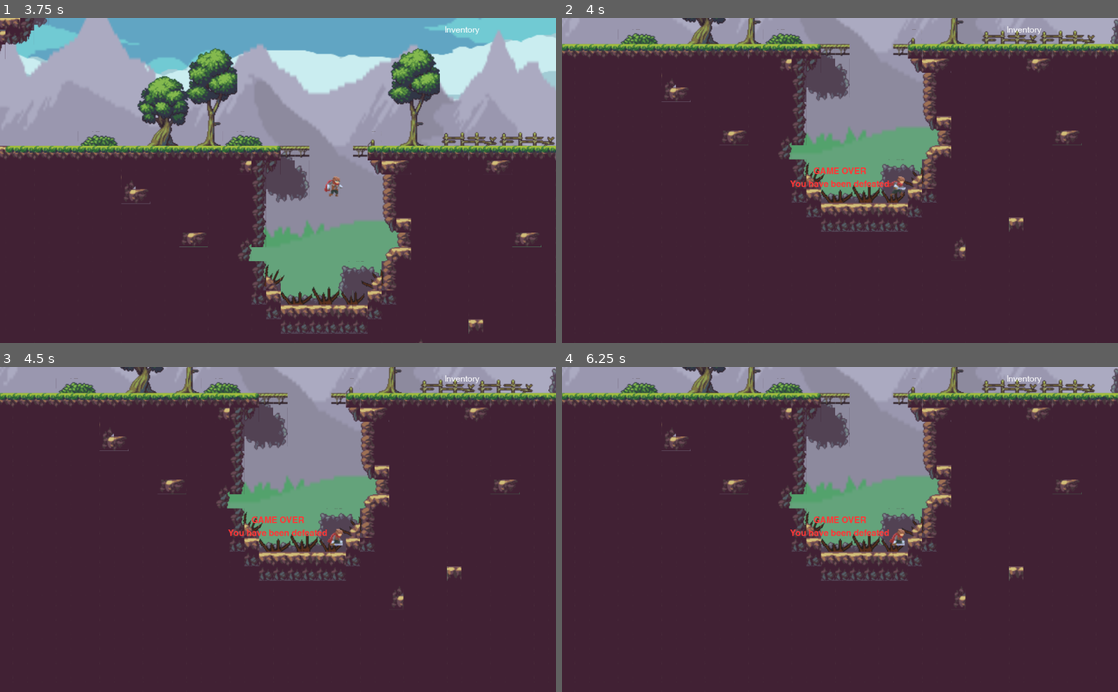
Above: before the commit, frames 1-4 (two rows, left to right).
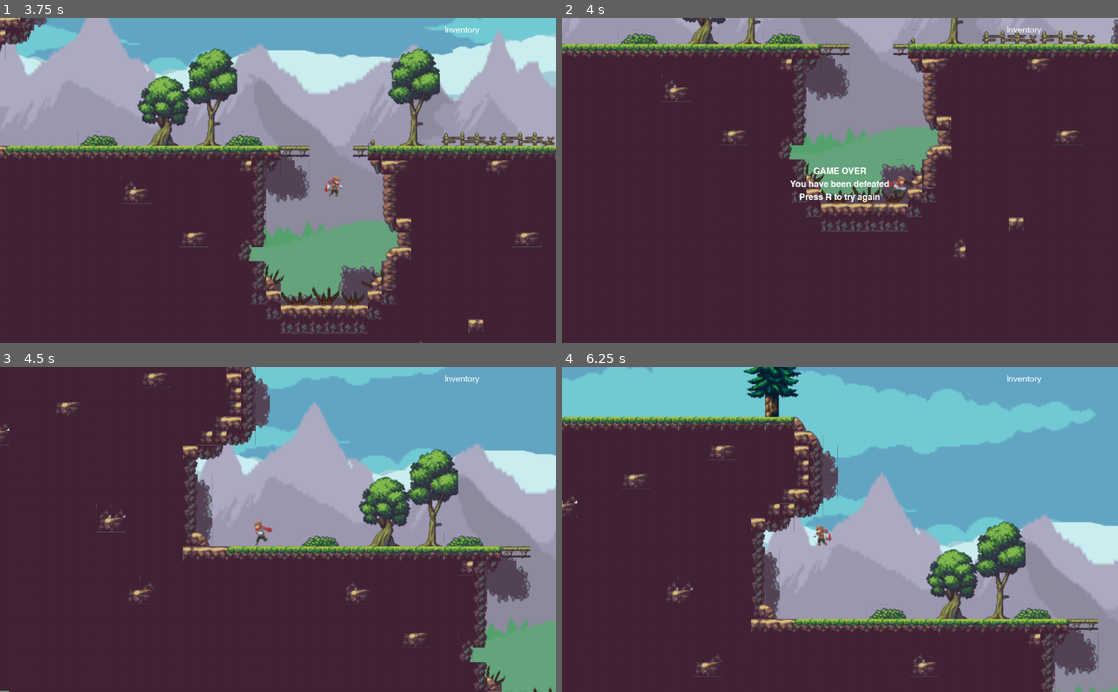
Above: after the commit, the same moments.

Repository: jdibble21/P2-Forest-Run
Game: Godot game, scene res://src/World.tscn
Two runs of this game, one before a commit and one after it. Both use one fixed random seed, a clock stepped at 60 frames per second and the inputs below.
Inputs:
- Up to frame 1 (3.75 s): tap Enter at 0.5 s; hold Space (attack) 0.53-1.28 s; hold D (move_right) 0.53-2.03 s; tap W (jump) at 0.77, 1.52, 3.02 s; tap Space (attack) at 1.35, 2.85 s; hold A (move_left) 2.03-2.78 s; hold Space (attack) 2.03-2.78 s; hold D (move_right) from 2.78 s (still down); hold Space (attack) from 3.53 s (still down)
- Up to frame 2 (4 s): keep holding D (move_right); keep holding Space (attack); tap W (jump) at 3.77 s
- Up to frame 3 (4.5 s): tap R (reload_game, bound only after the commit) at 4.15 s; release D (move_right) at 4.28 s; release Space (attack) at 4.28 s; hold A (move_left) from 4.28 s (still down); tap Space (attack) at 4.35 s
- Up to frame 4 (6.25 s): tap W (jump) at 4.52, 6.02 s; release A (move_left) at 5.03 s; hold D (move_right) 5.03-5.78 s; hold Space (attack) 5.03-5.78 s; hold A (move_left) from 5.78 s (still down); tap Space (attack) at 5.85 s

Frame 1 is identical in both runs. In frame 2, 0.5% of the frame differs, in the area x 41-59%, y 45-57%; in frame 3, 46%; in frame 4, 58%, in the area x 0-100%, y 0-100%.

Commit message:
Add finish game scenario and reload action

Diff:
--- a/project/project.godot
+++ b/project/project.godot
@@ -41,6 +41,11 @@
 "events": [ Object(InputEventKey,"resource_local_to_scene":false,"resource_name":"","device":0,"alt":false,"shift":false,"control":false,"meta":false,"command":false,"pressed":false,"scancode":32,"unicode":0,"echo":false,"script":null)
  ]
 }
+reload_game={
+"deadzone": 0.5,
+"events": [ Object(InputEventKey,"resource_local_to_scene":false,"resource_name":"","device":0,"alt":false,"shift":false,"control":false,"meta":false,"command":false,"pressed":false,"scancode":82,"unicode":0,"echo":false,"script":null)
+ ]
+}
 
 [rendering]
 
--- a/project/src/Enemy.gd
+++ b/project/src/Enemy.gd
@@ -1,7 +1,7 @@
-# Contains logic for patrol path and detecting and attacking player
+# Contains logic for enemy patrol path, and checks for combat with player
 extends KinematicBody2D
 
-signal _hit_player
+signal hit_player
 
 const SPEED = 50
 const GRAVITY = 30
@@ -66,7 +66,7 @@
 	_idle_check = false
 	_animation_control.play("attack")
 	if _player_detected:
-		emit_signal("_hit_player")
+		emit_signal("hit_player")
 
 
 func _enemy1_has_been_defeated():
--- a/project/src/HUD.tscn
+++ b/project/src/HUD.tscn
@@ -1,9 +1,8 @@
-[gd_scene load_steps=7 format=2]
+[gd_scene load_steps=8 format=2]
 
 [ext_resource path="res://assets/custom_assets/sword_1.png" type="Texture" id=1]
 [ext_resource path="res://assets/font_assets/Swansea-q3pd.ttf" type="DynamicFontData" id=2]
 [ext_resource path="res://assets/font_assets/SwanseaBold-D0ox.ttf" type="DynamicFontData" id=3]
-
 
 [sub_resource type="DynamicFont" id=1]
 font_data = ExtResource( 2 )
@@ -13,6 +12,9 @@
 
 [sub_resource type="DynamicFont" id=3]
 font_data = ExtResource( 2 )
+
+[sub_resource type="DynamicFont" id=4]
+font_data = ExtResource( 3 )
 
 [node name="HUD" type="CanvasLayer"]
 
@@ -44,10 +46,12 @@
 margin_right = 92.0
 margin_bottom = 24.0
 custom_fonts/font = SubResource( 2 )
-custom_colors/font_color = Color( 1, 0.215686, 0.215686, 1 )
+custom_colors/font_color = Color( 1, 1, 1, 1 )
 text = "GAME OVER
 
-You have been defeated"
+You have been defeated
+
+Press R to try again"
 align = 1
 __meta__ = {
 "_edit_use_anchors_": false
@@ -68,3 +72,20 @@
 __meta__ = {
 "_edit_use_anchors_": false
 }
+
+[node name="FinishedGameLabel" type="Label" parent="."]
+anchor_left = 0.5
+anchor_top = 0.5
+anchor_right = 0.5
+anchor_bottom = 0.5
+margin_left = -80.5
+margin_top = -15.5
+margin_right = 80.5
+margin_bottom = 15.5
+custom_fonts/font = SubResource( 4 )
+text = "YOU WIN!
+Press R to play again"
+align = 1
+__meta__ = {
+"_edit_use_anchors_": false
+}
--- a/project/src/Player.gd
+++ b/project/src/Player.gd
@@ -21,8 +21,8 @@
 
 func _ready():
 	has_sword = false
-	_node_enemy_1.connect("_hit_player", self, "_on_player_hit")
-	_node_enemy_2.connect("_hit_player", self, "_on_player_hit")
+	_node_enemy_1.connect("hit_player", self, "_on_player_hit")
+	_node_enemy_2.connect("hit_player", self, "_on_player_hit")
 
 
 func _physics_process(delta):
--- a/project/src/World.gd
+++ b/project/src/World.gd
@@ -6,6 +6,7 @@
 onready var _node_enemy1 = $Enemy1
 onready var _node_enemy2 = $Enemy2
 onready var _node_HUD_gameover_label = $Player/Camera2D/HUD/GameOverLabel
+onready var _node_HUD_finishgame_label = $Player/Camera2D/HUD/FinishedGameLabel
 onready var _node_HUD_swordinventory_image = $Player/Camera2D/HUD/SwordInventoryImage
 onready var _node_HUD_swordhint_label = $Player/Camera2D/HUD/AttackHintLabel
 
@@ -15,6 +16,12 @@
 	_node_HUD_gameover_label.hide()
 	_node_HUD_swordinventory_image.hide()
 	_node_HUD_swordhint_label.hide()
+	_node_HUD_finishgame_label.hide()
+
+
+func _process(delta):
+	if Input.is_action_just_pressed("reload_game"):
+		get_tree().reload_current_scene()
 
 
 func _on_Area2D_area_entered(area):
@@ -32,3 +39,7 @@
 
 func _game_over():
 	_node_HUD_gameover_label.show()
+
+
+func _on_FinishArea_entered(area):
+	_node_HUD_finishgame_label.show()
--- a/project/src/World.tscn
+++ b/project/src/World.tscn
@@ -875,6 +875,9 @@
 [sub_resource type="CircleShape2D" id=27]
 radius = 13.7239
 
+[sub_resource type="RectangleShape2D" id=28]
+extents = Vector2( 59.0928, 12.5335 )
+
 [node name="World" type="Node2D"]
 script = ExtResource( 11 )
 
@@ -1052,7 +1055,16 @@
 [node name="CollisionShape2D" type="CollisionShape2D" parent="CollectableSword/Area2D"]
 position = Vector2( 469.452, 323.79 )
 shape = SubResource( 27 )
+
+[node name="FinishArea" type="StaticBody2D" parent="."]
+
+[node name="FinishDetect" type="Area2D" parent="FinishArea"]
+
+[node name="CollisionShape2D" type="CollisionShape2D" parent="FinishArea/FinishDetect"]
+position = Vector2( 2599.71, 274.734 )
+shape = SubResource( 28 )
 [connection signal="area_entered" from="SpikePit1/DeathArea" to="Player" method="_on_DeathArea_area_entered"]
 [connection signal="area_entered" from="SpikePit2/DeathArea" to="Player" method="_on_DeathArea_area_entered"]
 [connection signal="area_entered" from="SpikePit3/Death Area" to="Player" method="_on_DeathArea_area_entered"]
 [connection signal="area_entered" from="CollectableSword/Area2D" to="." method="_on_Area2D_area_entered"]
+[connection signal="area_entered" from="FinishArea/FinishDetect" to="." method="_on_FinishArea_entered"]
Not shown: 1 places in project/src/World.tscn that only renumber resources
